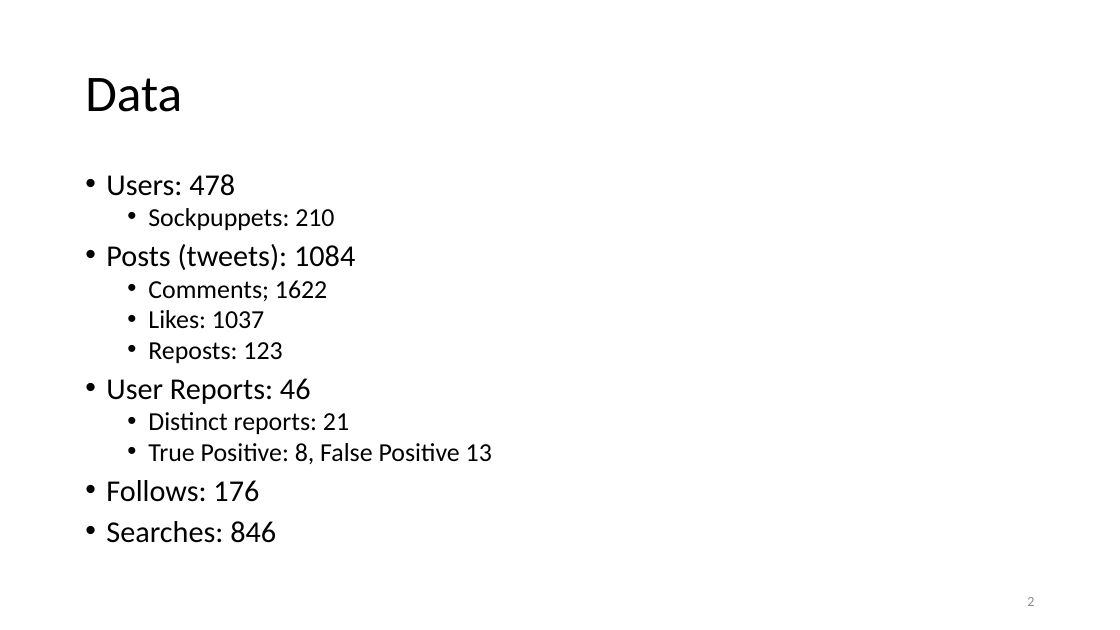
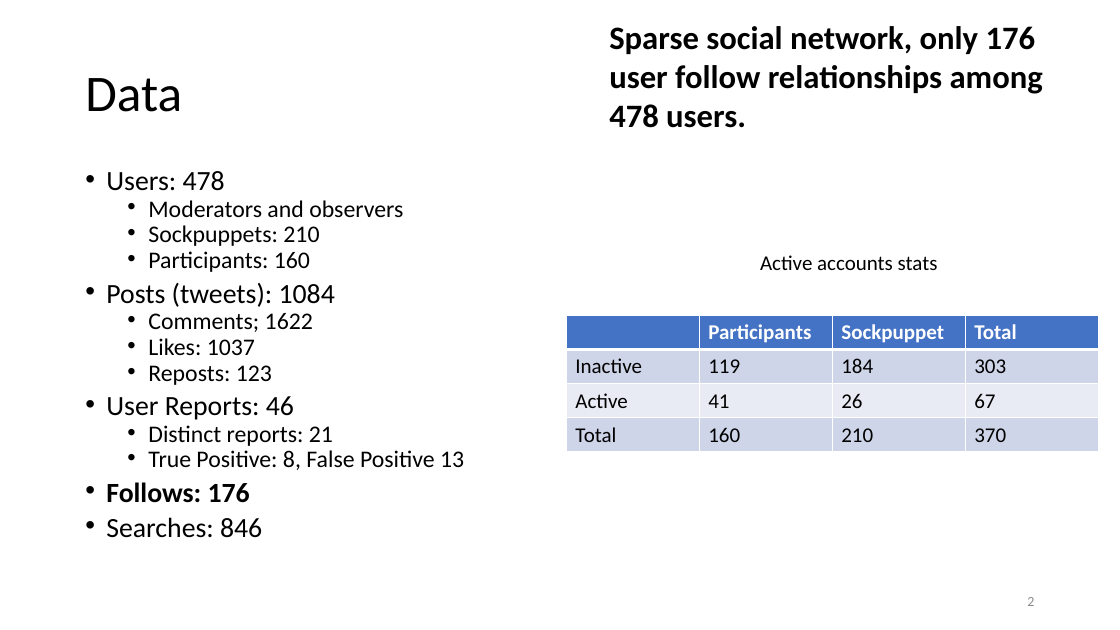
Before and after one commit to ruiliu310/dartpost-research, a slide deck: slide 2 of docs/dartpost.pptx. Drawn at 1120x630 pixels with LibreOffice and Linux fonts; fonts in the diff are those of the drawing. Boxes give left, top, right and bottom in pixels: in the first picture for what was removed or moved away, otherwise in the second. Text is boxed around its words. In the diff, an @@ line names an element or a change of style, - is before the commit and + after.

```diff
--- a/docs/dartpost.pptx
+++ b/docs/dartpost.pptx
@@ text added at <box>609,26,1043,128</box>, 28 pt, text #000000, bold @@
+Sparse social network, only 176 user follow relationships among 478 users.
@@ text at <box>106,171,464,538</box>: size 25.9 to 23.8 pt in "Users: 478", "Posts (tweets): 1084", "User Reports: 46", "Follows: 176" and 1 more places; size 22.2 to 20.4 pt in "Sockpuppets: 210", "Comments; 1622", "Likes: 1037", "Reposts: 123" and 2 more places; bold on in "Follows: 176"; line spacing 0.8 to 0.7 @@
@@ text at <box>148,200,403,217</box>: paragraph added @@
+  • Moderators and observers
@@ text at <box>148,251,310,272</box>: paragraph added @@
+  • Participants: 160
@@ text added at <box>760,255,938,270</box>, 18 pt, text #000000 @@
+Active accounts stats
@@ table added at <box>567,316,1098,452</box>, 4 rows, 4 columns @@
+ | Participants | Sockpuppet | Total
+Inactive | 119 | 184 | 303
+Active | 41 | 26 | 67
+Total | 160 | 210 | 370
```
Also in this commit, not shown: 3 other slides changed, 7 slides added, 4 slides removed, 1 other file.
